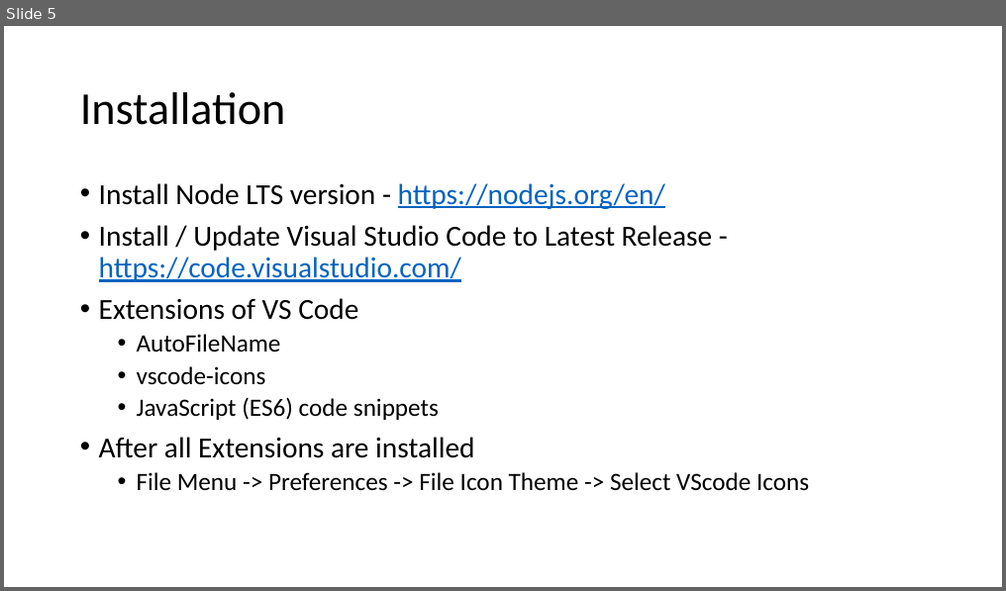
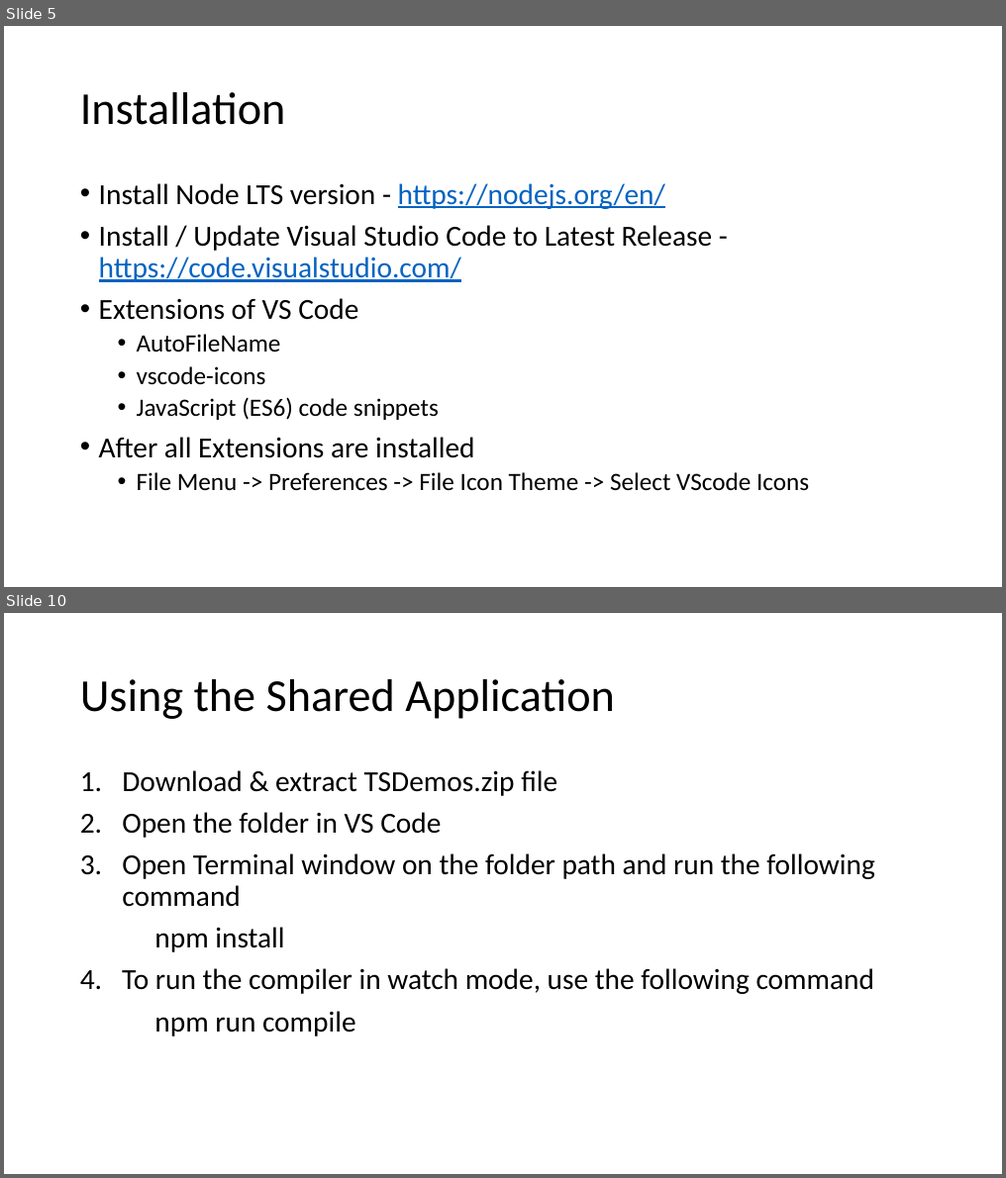
Before and after one commit to manishvbn/TypeScript_Jun22, a slide deck: Notes/TypeScript.pptx. Shown one above the other, each under a label of ours: slide 5 before the commit, slides 5 and 10 after it; the slides between them are not shown. The pictures are 1006x591 and 1006x1178 pixels, drawn with LibreOffice and Linux fonts; fonts in the diff are those of the drawing. Boxes give left, top, right and bottom in pixels: in the first picture for what was removed or moved away, otherwise in the second. Text is boxed around its words. In the diff, an @@ line names an element or a change of style, - is before the commit and + after.

```diff
--- a/Notes/TypeScript.pptx
+++ b/Notes/TypeScript.pptx
@@ slide 10 added at [4, 613, 1002, 1174], background #FFFFFF @@
@@ title added at [80, 679, 615, 719], 44 pt, text #000000 @@
+Using the Shared Application
@@ text added at [80, 770, 875, 1037], 28 pt, text #000000 @@
+1. Download & extract TSDemos.zip file
+2. Open the folder in VS Code
+3. Open Terminal window on the folder path and run the following command
+npm install
+4. To run the compiler in watch mode, use the following command
+npm run compile
```
Also in this commit, not shown: 25 other slides added.
